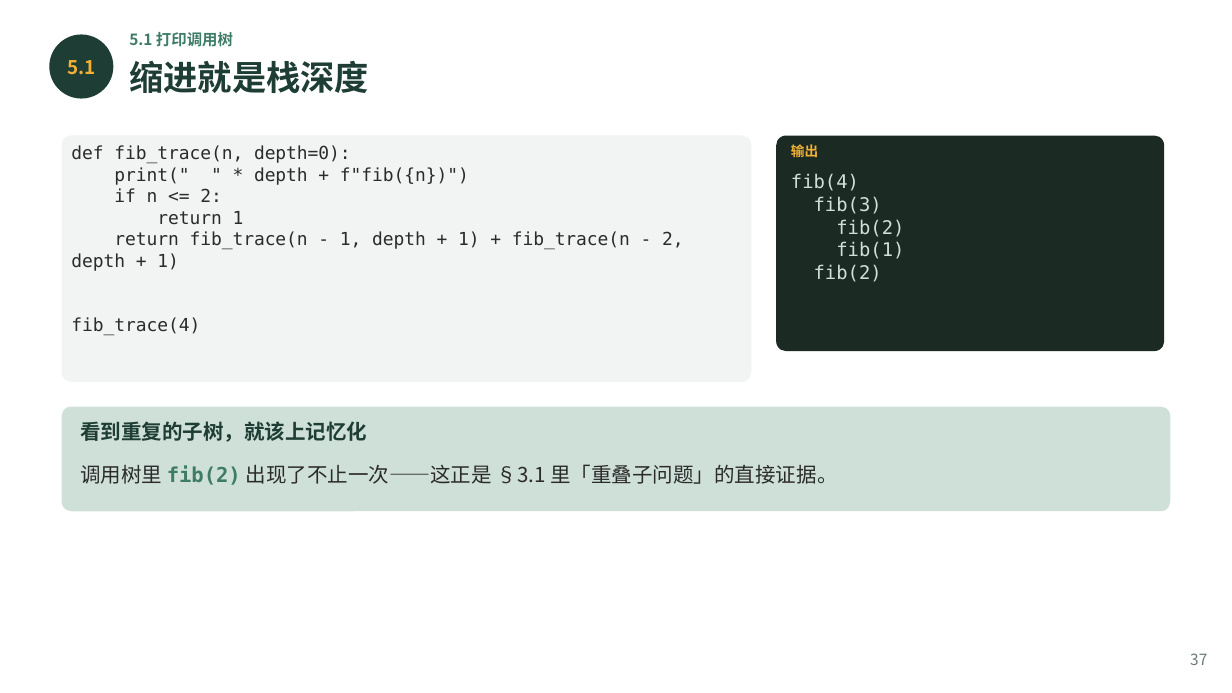
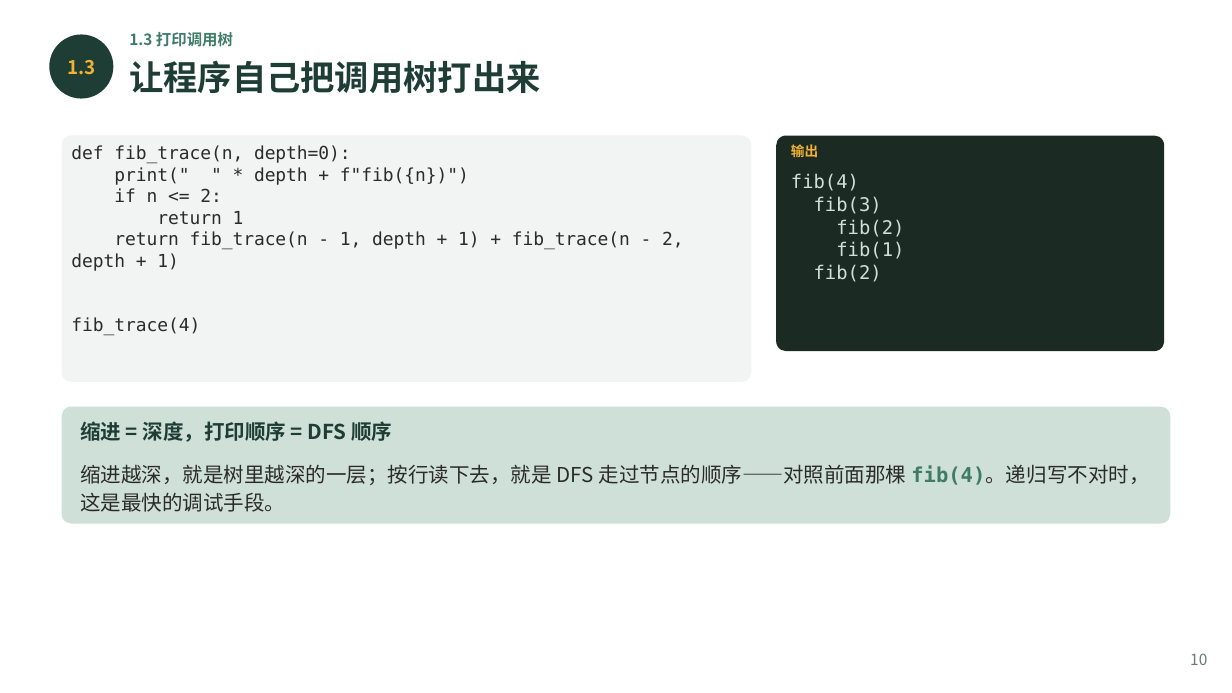
Before and after one commit to GMyhf/2026fall-cs101, a slide deck: slide 10 of courseware/202610_ADS_W08_Recursion.pptx (slide 37 before the commit). Drawn at 1232x693 pixels with LibreOffice and Linux fonts; fonts in the diff are those of the drawing. Boxes give left, top, right and bottom in pixels: in the first picture for what was removed or moved away, otherwise in the second. Text is boxed around its words. In the diff, an @@ line names an element or a change of style, - is before the commit and + after.

```diff
--- a/courseware/202610_ADS_W08_Recursion.pptx
+++ b/courseware/202610_ADS_W08_Recursion.pptx
@@ text at bbox=[129, 32, 233, 47]: text changed @@
-5.1 打印调用树
+1.3 打印调用树
@@ text at bbox=[67, 60, 95, 75]: text changed @@
-5.1
+1.3
@@ text at bbox=[129, 60, 540, 93]: text changed @@
-缩进就是栈深度
+让程序自己把调用树打出来
@@ rounded rectangle: place and size @@
-rounded rectangle at bbox=[62, 407, 1170, 511]
+rounded rectangle at bbox=[62, 407, 1170, 524]
@@ rounded rectangle at bbox=[62, 407, 1170, 524]: proportions changed @@
@@ text at bbox=[80, 421, 392, 442]: text changed @@
-看到重复的子树，就该上记忆化
+缩进 = 深度，打印顺序 = DFS 顺序
@@ text at bbox=[80, 464, 1149, 512]: text changed @@
-调用树里 fib(2) 出现了不止一次——这正是 §3.1 里「重叠子问题」的直接证据。
+缩进越深，就是树里越深的一层；按行读下去，就是 DFS 走过节点的顺序——对照前面那棵 fib(4)。递归写不对时，这是最快的调试手段。
@@ text at bbox=[1190, 653, 1207, 665]: text changed @@
-37
+10
```
Also in this commit, not shown: 35 other slides changed, 4 slides added, 7 other files.
